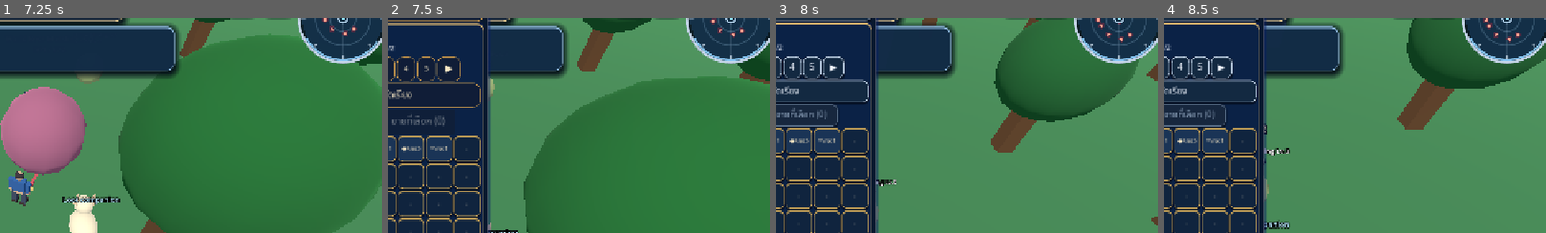
Above: before the commit, frames 1-4 (left to right).
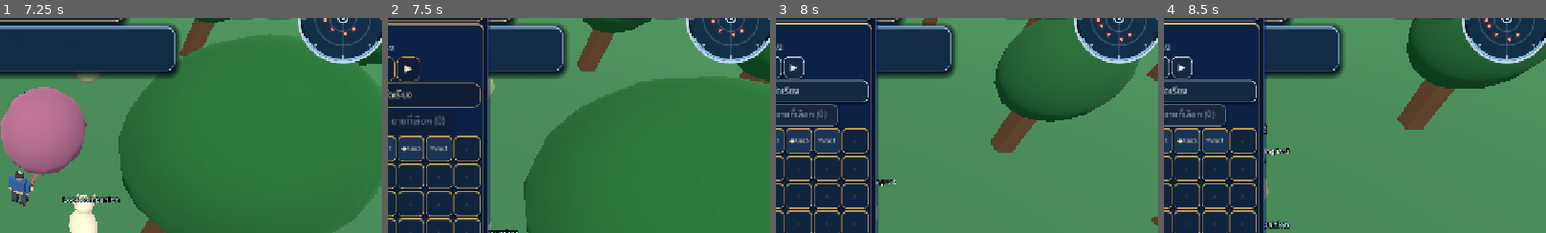
Above: after the commit, the same moments.

Repository: redfullmoon209-debug/NexTgenLeo
Game: Godot game, scene res://scenes/main.tscn
Same seed, same stepped clock (60 frames per second), same inputs: the game is played once before the commit and once after it.
Inputs (mouse positions are % of the whole screen's width and height, from its top left):
- Up to frame 1 (7.25 s): click "กระโดด" at 0.5 s; tap Enter at 1.25 s; move the mouse to (72, 45) at 1.27 s; hold D 1.28-2 s; tap Tab at 1.35 s; click (72, 45) at 1.42 s; tap Space at 1.52, 4.52 s; drag from (30, 55) to (45, 70) at 2.02 s; move the mouse to (60, 28) at 2.77 s; hold D 2.78-3.5 s; tap 1 at 2.85 s; drag from (45, 70) to (20, 35) at 3.52 s; move the mouse to (80, 65) at 4.27 s; hold A 4.28-5 s; tap 3 at 4.35 s; drag from (20, 35) to (35, 25) at 5.02 s; move the mouse to (55, 50) at 5.77 s; hold S 5.78-6.5 s; tap H at 5.85 s; click (55, 50) at 5.92 s; drag from (35, 25) to (30, 55) at 6.52 s
- Up to frame 2 (7.5 s): move the mouse to (72, 45) at 7.27 s; hold W from 7.28 s (still down); tap B at 7.35 s
- Up to frame 3 (8 s): keep holding W; tap Space at 7.52 s
- Up to frame 4 (8.5 s): release W at 8 s; drag from (30, 55) to (45, 70) at 8.02 s
The pictures show only the part of the screen within x 48-98%, y 12-62%; the shares and areas given below are measured in that part.

Frame 1 is identical in both runs. In frame 2, 0.5% of the frame differs, in the area x 4-19%, y 17-30%; in frame 3, 0.5%, in the area x 3-18%, y 17-29%; in frame 4, 0.5%.

Commit message:
Limit page number controls to visible neighbor pages on mobile and desktop

Diff:
--- a/scripts/gameplay.gd
+++ b/scripts/gameplay.gd
@@ -1782,7 +1782,9 @@
 	var first_page := _button("◀", func(): _change_bag_page(-1), page_actions)
 	first_page.custom_minimum_size = Vector2(35, 31)
 	first_page.disabled = bag_page == 0
-	for step in range(bag_page_count):
+	# Show only nearby numbered pages so buttons never overflow the grid.
+	var first_visible: int = clampi(bag_page - 1, 0, maxi(0, bag_page_count - 3))
+	for step in range(first_visible, mini(bag_page_count, first_visible + 3)):
 		var page_number: int = step
 		var page_button: Button = _button(str(step + 1), func(): _set_bag_page(page_number), page_actions)
 		page_button.custom_minimum_size = Vector2(30, 31)
